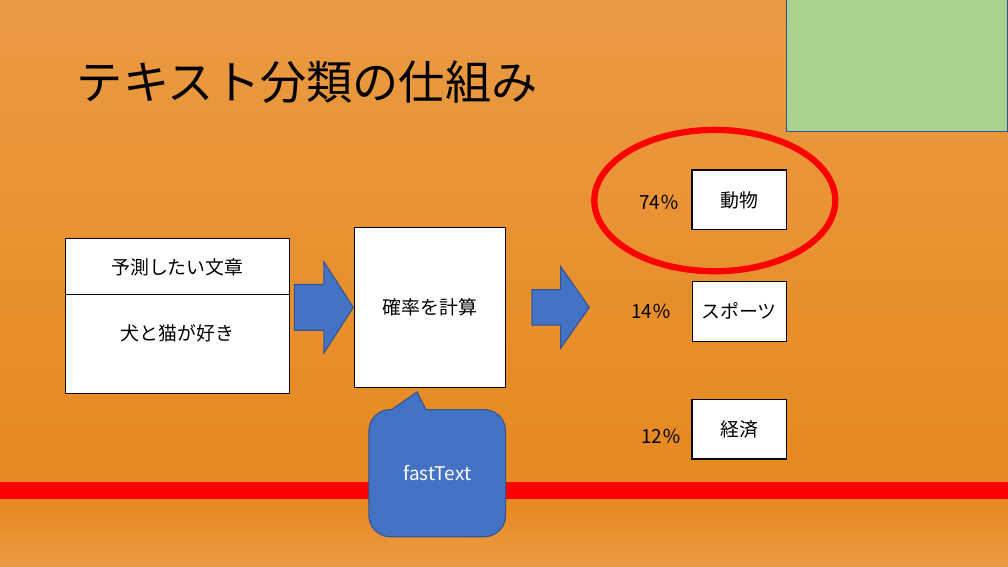
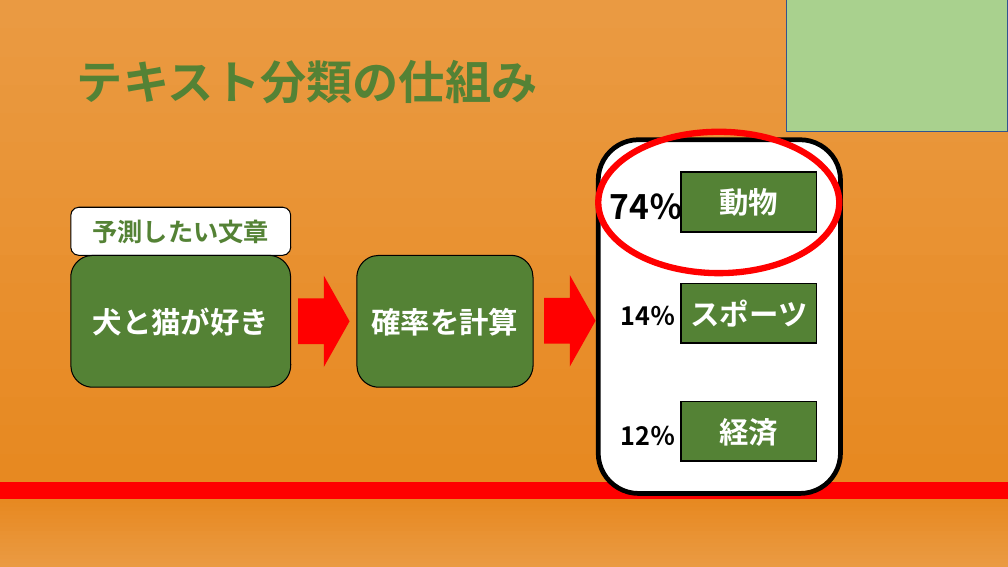
Before and after one commit to RikiishiSuzunosuke/AIspeaker_yosie, a slide deck: slide 15 of presentation/AIスピーカー開発_2.pptx. Drawn at 1008x567 pixels with LibreOffice and Linux fonts; fonts in the diff are those of the drawing. Boxes give left, top, right and bottom in pixels: in the first picture for what was removed or moved away, otherwise in the second. Text is boxed around its words. In the diff, an @@ line names an element or a change of style, - is before the commit and + after.

Commit message:
update

```diff
--- a/presentation/AIスピーカー開発_2.pptx
+++ b/presentation/AIスピーカー開発_2.pptx
@@ title "テキスト分類の仕組み" at [77,60,538,103]: text colour #000000 to #548235, letter outline none to #000000 0.75 pt, bold on @@
@@ ellipse: place and size @@
-ellipse at [594,130,836,271]
+ellipse at [598,132,839,273]
@@ rounded rectangle added at [598,140,840,494], fill #FFFFFF, outline #000000 4.5 pt @@
@@ rectangle "動物": place and size @@
-rectangle "動物" at [692,170,786,230]
+rectangle "動物" at [681,172,817,232]
@@ rounded rectangle "予測したい文章": place and size @@
-rounded rectangle "予測したい文章" at [66,239,290,294]
+rounded rectangle "予測したい文章" at [71,207,291,256]
@@ rounded rectangle "予測したい文章" at [71,207,291,256]: size 18 to 24 pt, text colour #000000 to #548235, bold on; rectangle to rounded rectangle @@
@@ text "74％": place and size @@
-text "74％" at [639,194,679,209]
+text "74％" at [610,184,683,228]
@@ text "74％" at [610,184,683,228]: size 18 to 32 pt, bold on @@
@@ rounded rectangle "犬と猫が好き": place and size @@
-rounded rectangle "犬と猫が好き" at [66,295,290,394]
+rounded rectangle "犬と猫が好き" at [71,256,291,387]
@@ rounded rectangle "犬と猫が好き" at [71,256,291,387]: size 18 to 28 pt, text colour #000000 to #FFFFFF, bold on; rectangle to rounded rectangle; fill #FFFFFF to #548235; outline #0D0D0D 1 pt to #000000 1 pt @@
@@ rounded rectangle "確率を計算": place and size @@
-rounded rectangle "確率を計算" at [355,228,506,387]
+rounded rectangle "確率を計算" at [357,256,533,387]
@@ rounded rectangle "確率を計算" at [357,256,533,387]: size 18 to 28 pt, text colour #000000 to #FFFFFF, bold on; rectangle to rounded rectangle; fill #FFFFFF to #548235 @@
@@ up arrow removed at [532,267,589,349] @@
@@ right arrow: place and size @@
-right arrow at [294,262,353,353]
+right arrow at [298,275,349,367]
@@ right arrow at [298,275,349,367]: fill #4472C4 to #FF0000; outline #325491 1 pt to none @@
@@ right arrow added at [544,275,596,367], fill #FF0000 @@
@@ text "14％": place and size @@
-text "14％" at [631,303,671,318]
+text "14％" at [621,305,676,325]
@@ text "14％" at [621,305,676,325]: size 18 to 24 pt, bold on @@
@@ size 18 to 28 pt, text colour #000000 to #FFFFFF, bold on; fill #FFFFFF to #548235; outline #000000 1 pt to #000000 1.5 pt in 3 elements at [681,402,817,461], [681,172,817,232], [681,284,817,343] @@
@@ rectangle "スポーツ": place and size @@
-rectangle "スポーツ" at [692,281,786,341]
+rectangle "スポーツ" at [681,284,817,343]
@@ rounded speech box removed at [369,410,506,537] @@
-fastText
@@ text "12％" at [621,425,676,445]: size 18 to 24 pt, bold on @@
@@ text "12％": place and size @@
-text "12％" at [641,428,681,443]
+text "12％" at [621,425,676,445]
@@ rectangle "経済": place and size @@
-rectangle "経済" at [692,399,786,459]
+rectangle "経済" at [681,402,817,461]
```
Also in this commit, not shown: 2 other slides changed, 1 slide added, 1 slide removed.
